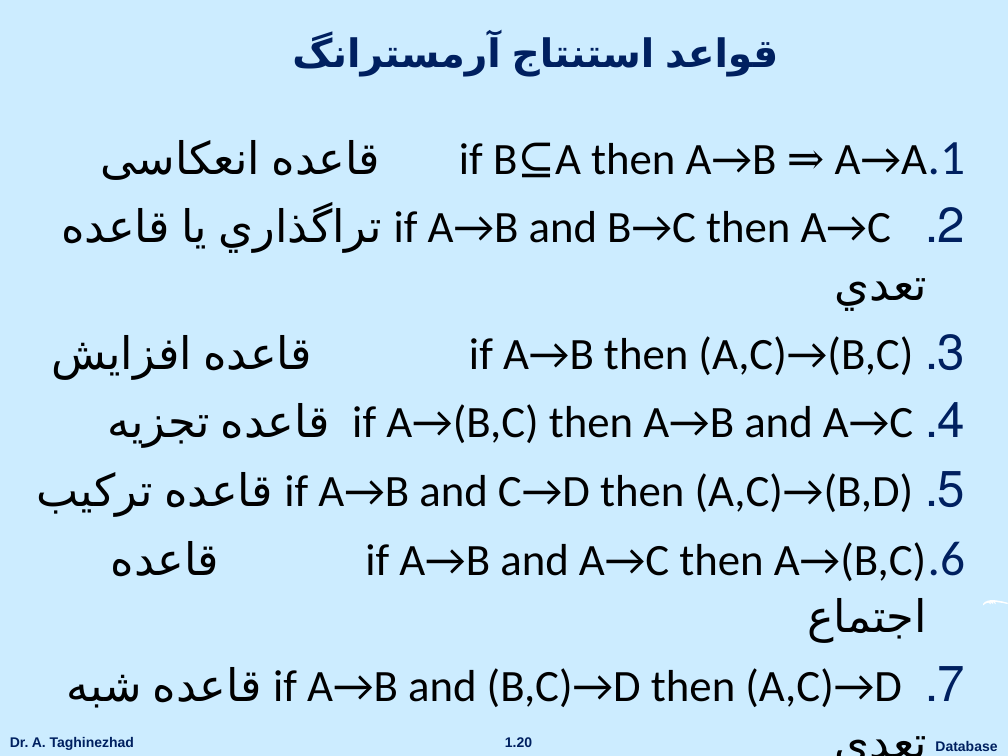
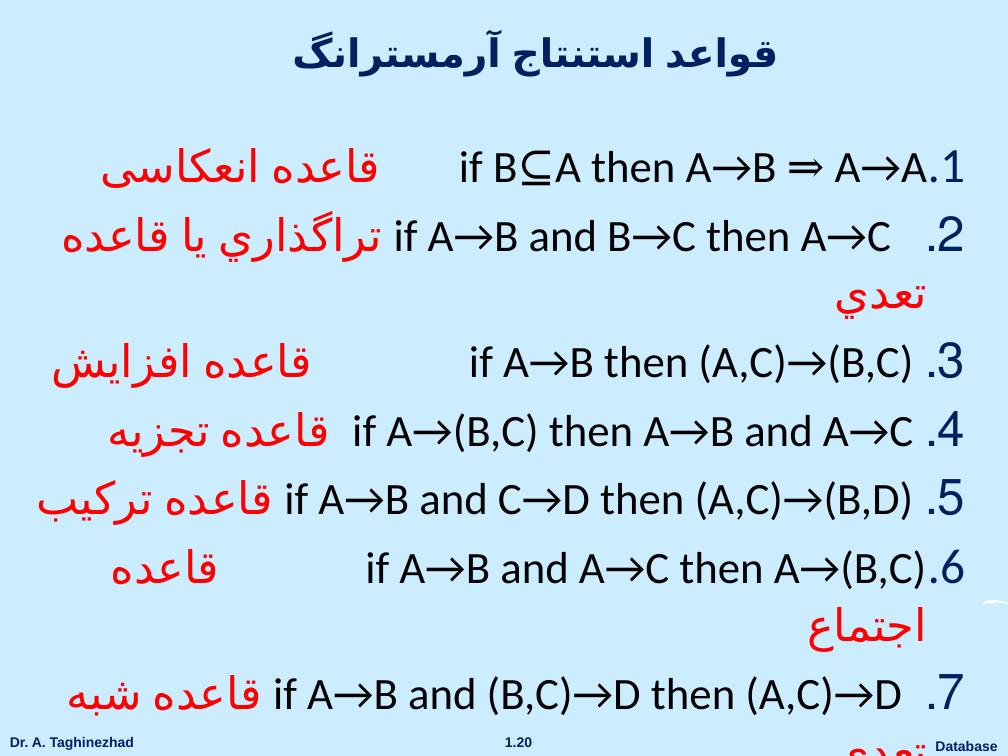
Before and after one commit to ataghinezhad/ataghinezhad.github.io, a slide deck: slide 20 of courses/downloads/temp/Database_Lec5.1 Normalization.pptx. Drawn at 1008x756 pixels with LibreOffice and Linux fonts; fonts in the diff are those of the drawing; background and template pictures are left out. Boxes give left, top, right and bottom in pixels: in the first picture for what was removed or moved away, otherwise in the second. Text is boxed around its words. In the diff, an @@ line names an element or a change of style, - is before the commit and + after.

```diff
--- a/courses/downloads/temp/Database_Lec5.1 Normalization.pptx
+++ b/courses/downloads/temp/Database_Lec5.1 Normalization.pptx
@@ text "if B⊆A then A→B ⇒ ..." moved from (x1=61, y1=142, x2=927, y2=707) to (x1=61, y1=150, x2=927, y2=715) @@
@@ text "if B⊆A then A→B ⇒ ..." at (x1=61, y1=150, x2=927, y2=715): text colour #000000 to #FF0000 in "قاعده انعکاسی", "تراگذاري یا قاعده تعدي", "قاعده افزایش", "قاعده تجزیه" and 3 more places @@
```
Also in this commit, not shown: 20 other slides changed.
